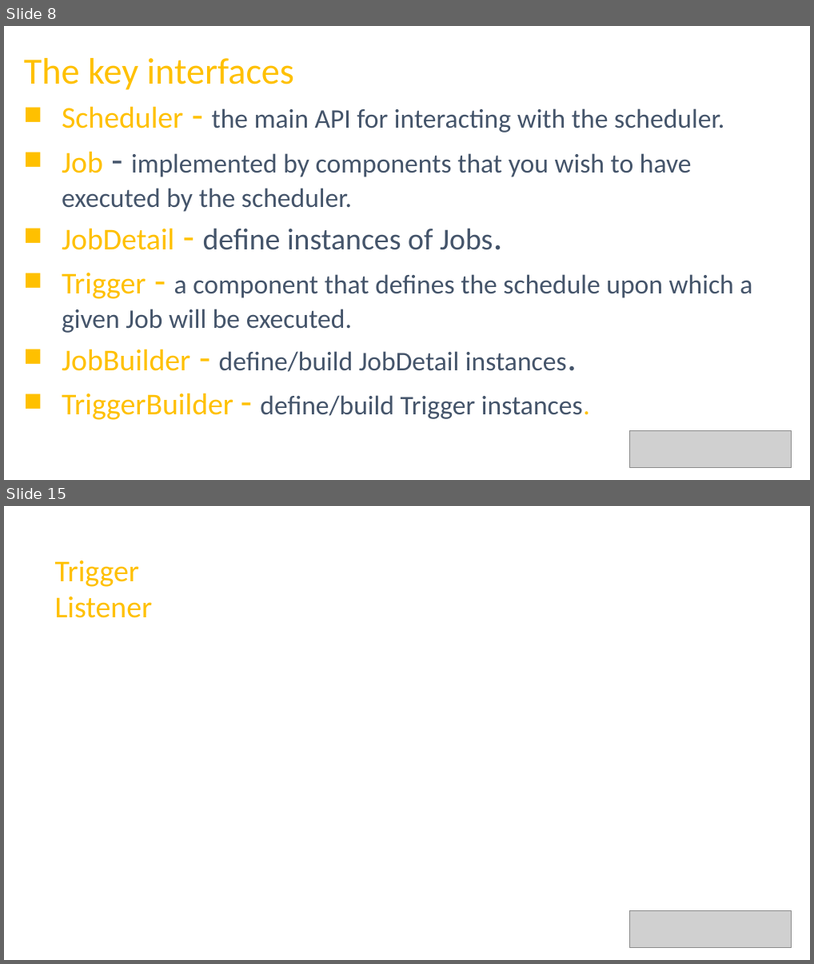
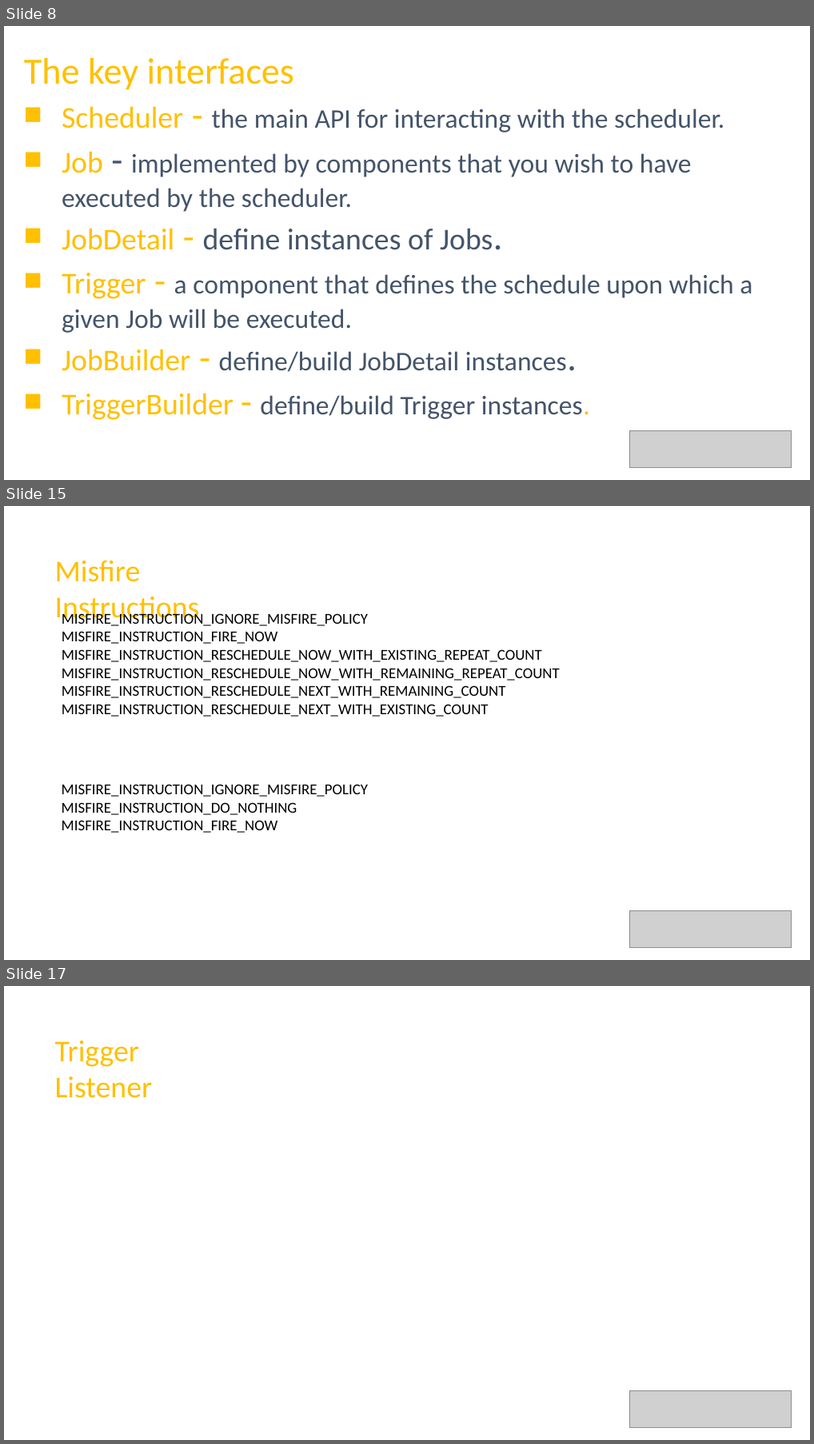
Before and after one commit to chrzha/quartzdemo, a slide deck: src/quartz.pptx. Shown one above the other, each under a label of ours: slides 8 and 15 before the commit, slides 8, 15 and 17 after it; the slides between them are not shown. The pictures are 814x964 and 814x1444 pixels, drawn with LibreOffice and Linux fonts; fonts in the diff are those of the drawing; grey boxes stand for pictures. Boxes give left, top, right and bottom in pixels: in the first picture for what was removed or moved away, otherwise in the second. Text is boxed around its words. In the diff, an @@ line names an element or a change of style, - is before the commit and + after.

```diff
--- a/src/quartz.pptx
+++ b/src/quartz.pptx
@@ slide 15 added at <box>4,506,810,960</box>, background #FFFFFF @@
@@ text added at <box>55,560,200,625</box>, 36 pt, text #FFC000 @@
+Misfire Instructions
@@ text added at <box>62,611,560,716</box>, 18 pt, text #000000 @@
+MISFIRE_INSTRUCTION_IGNORE_MISFIRE_POLICY
+MISFIRE_INSTRUCTION_FIRE_NOW
+MISFIRE_INSTRUCTION_RESCHEDULE_NOW_WITH_EXISTING_REPEAT_COUNT
+MISFIRE_INSTRUCTION_RESCHEDULE_NOW_WITH_REMAINING_REPEAT_COUNT
+MISFIRE_INSTRUCTION_RESCHEDULE_NEXT_WITH_REMAINING_COUNT
+MISFIRE_INSTRUCTION_RESCHEDULE_NEXT_WITH_EXISTING_COUNT
@@ text added at <box>62,784,368,832</box>, 18 pt, text #000000 @@
+MISFIRE_INSTRUCTION_IGNORE_MISFIRE_POLICY
+MISFIRE_INSTRUCTION_DO_NOTHING
+MISFIRE_INSTRUCTION_FIRE_NOW
@@ picture added at <box>630,910,792,947</box> @@
@@ what was slide 15 is now slide 17 @@
```
Also in this commit, not shown: 8 slides changed, 2 other slides added, 1 slide removed, 5 other files.
